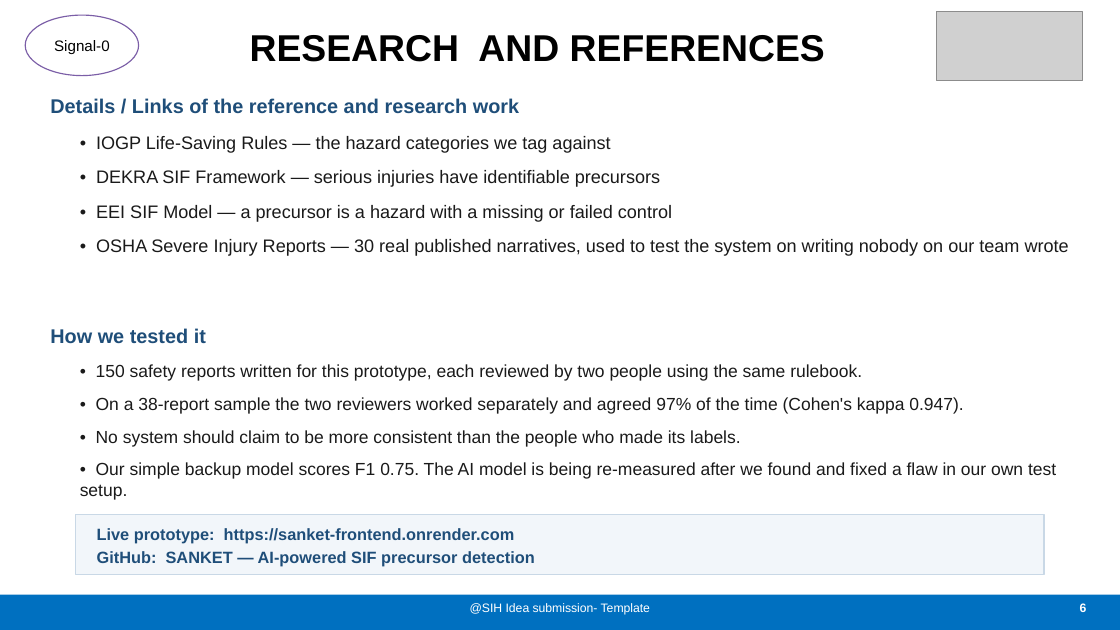
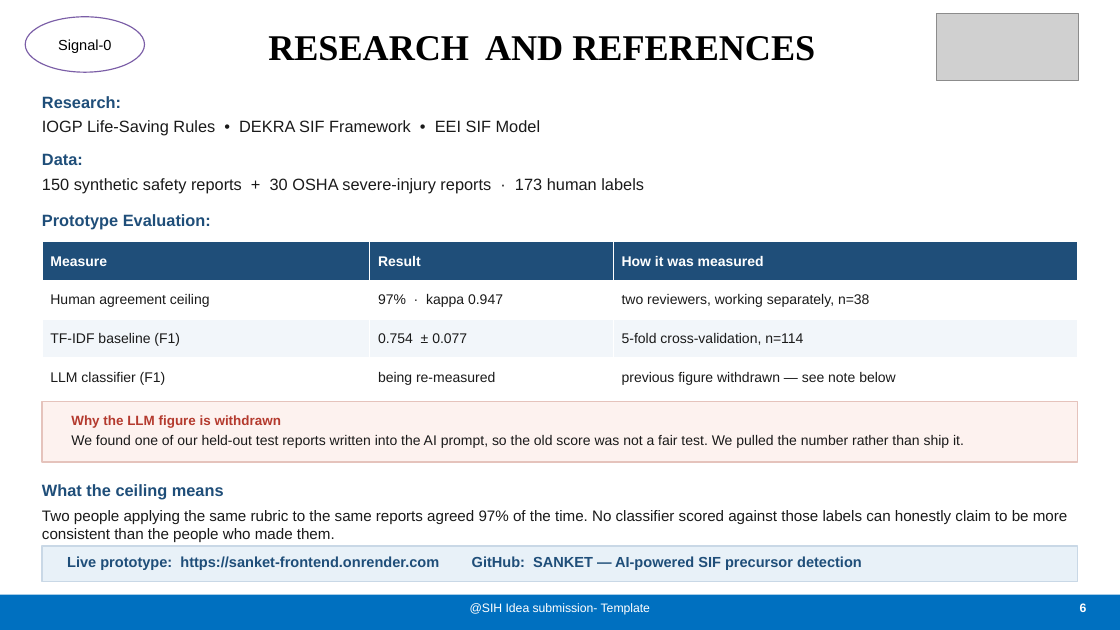
Before and after one commit to sukanya-2006/SANKET, a slide deck: slide 6 of docs/SANKET-SIH2026-Idea-Submission.pptx. Drawn at 1120x630 pixels with LibreOffice and Linux fonts; fonts in the diff are those of the drawing; grey boxes stand for pictures. Boxes give left, top, right and bottom in pixels: in the first picture for what was removed or moved away, otherwise in the second. Text is boxed around its words. In the diff, an @@ line names an element or a change of style, - is before the commit and + after.

```diff
--- a/docs/SANKET-SIH2026-Idea-Submission.pptx
+++ b/docs/SANKET-SIH2026-Idea-Submission.pptx
@@ ellipse "Signal-0" resized from (x1=25, y1=15, x2=139, y2=76) to (x1=25, y1=17, x2=145, y2=72) @@
@@ ellipse "Signal-0" at (x1=25, y1=17, x2=145, y2=72): size 13 to 12.5 pt @@
@@ text "RESEARCH AND REFERENCES" at (x1=268, y1=36, x2=815, y2=61): size 32 to 31 pt, font Arial to Times New Roman @@
@@ picture resized from (x1=937, y1=12, x2=1083, y2=81) to (x1=937, y1=13, x2=1079, y2=81) @@
@@ text at (x1=42, y1=96, x2=541, y2=136): text changed; size 17 to 14 pt; text colour #1F4E79 to #1A1A1A; bold off @@
-Details / Links of the reference and research work
+Research:
+IOGP Life-Saving Rules • DEKRA SIF Framework • EEI SIF Model
@@ text at (x1=42, y1=153, x2=644, y2=193): text changed; size 15.5 to 14 pt @@
-• IOGP Life-Saving Rules — the hazard categories we tag against
-• DEKRA SIF Framework — serious injuries have identifiable precursors
-• EEI SIF Model — a precursor is a hazard with a missing or failed control
-• OSHA Severe Injury Reports — 30 real published narratives, used to test the system on writing nobody on our team wrote
+Data:
+150 synthetic safety reports + 30 OSHA severe-injury reports · 173 human labels
@@ text at (x1=42, y1=214, x2=211, y2=230): text changed; size 17 to 14 pt @@
-How we tested it
+Prototype Evaluation:
@@ table added at (x1=42, y1=242, x2=1078, y2=397), 4 rows, 3 columns @@
+Measure | Result | How it was measured
+Human agreement ceiling | 97% · kappa 0.947 | two reviewers, working separately, n=38
+TF-IDF baseline (F1) | 0.754 ± 0.077 | 5-fold cross-validation, n=114
+LLM classifier (F1) | being re-measured | previous figure withdrawn — see note below
@@ text removed at (x1=80, y1=364, x2=1056, y2=500) @@
-• 150 safety reports written for this prototype, each reviewed by two people using the same rulebook.
-• On a 38-report sample the two reviewers worked separately and agreed 97% of the time (Cohen's kappa 0.947).
-• No system should claim to be more consistent than the people who made its labels.
-• Our simple backup model scores F1 0.75. The AI model is being re-measured after we found and fixed a flaw in our own test setup.
@@ rectangle resized from (x1=76, y1=514, x2=1044, y2=575) to (x1=42, y1=402, x2=1078, y2=462) @@
@@ rectangle at (x1=42, y1=402, x2=1078, y2=462): fill #F2F6FA to #FDF2EF; outline #C9D8E6 1 pt to #E5C3BC 1 pt @@
@@ text added at (x1=71, y1=415, x2=964, y2=448), 12 pt, text #1A1A1A @@
+Why the LLM figure is withdrawn
+We found one of our held-out test reports written into the AI prompt, so the old score was not a fair test. We pulled the number rather than ship it.
@@ text added at (x1=42, y1=484, x2=1067, y2=542), 13 pt, text #1A1A1A @@
+What the ceiling means
+Two people applying the same rubric to the same reports agreed 97% of the time. No classifier scored against those labels can honestly claim to be more consistent than the people who made them.
@@ rectangle added at (x1=42, y1=546, x2=1078, y2=581), fill #E8F1F8, outline #C9D8E6 1 pt @@
@@ text at (x1=67, y1=556, x2=862, y2=570): text changed; size 14 to 12.5 pt @@
-Live prototype: https://sanket-frontend.onrender.com
-GitHub: SANKET — AI-powered SIF precursor detection
+Live prototype: https://sanket-frontend.onrender.com GitHub: SANKET — AI-powered SIF precursor detection
```
Also in this commit, not shown: 1 other slide changed, 4 slides added, 4 slides removed, 2 other files.
